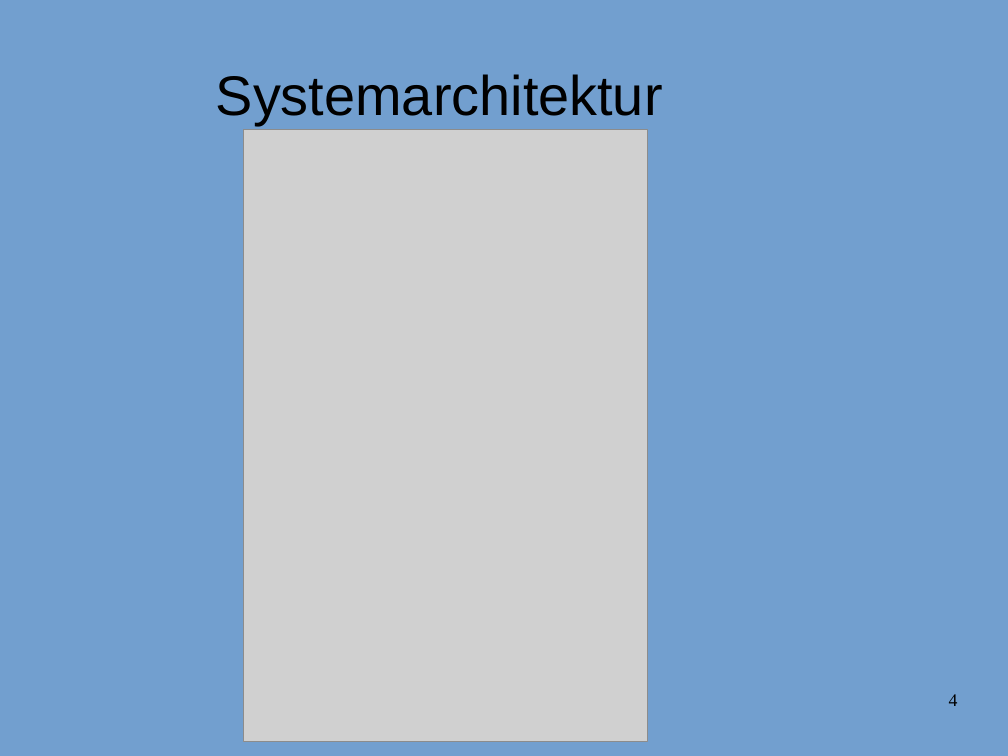
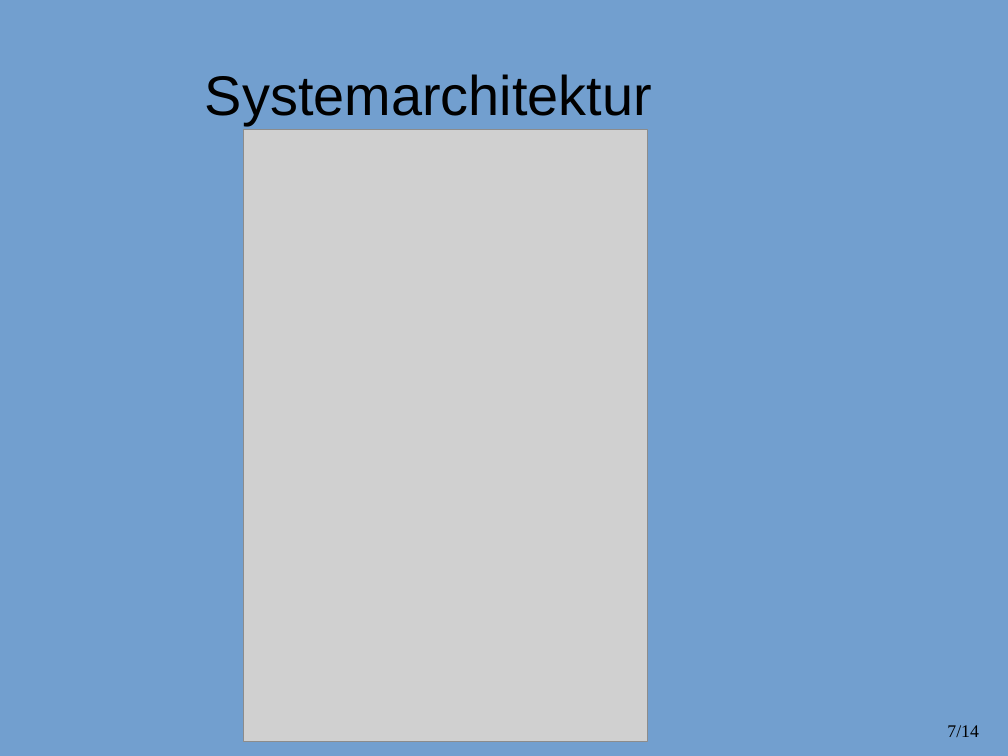
Before and after one commit to JackWolfskind/Tannte-Emma, a slide deck: slide 7 of doc/Präsentation/Präsentation.odp (slide 4 before the commit). Drawn at 1008x756 pixels with LibreOffice and Linux fonts; fonts in the diff are those of the drawing; grey boxes stand for pictures; background and template pictures are left out. Boxes give left, top, right and bottom in pixels: in the first picture for what was removed or moved away, otherwise in the second. Text is boxed around its words. In the diff, an @@ line names an element or a change of style, - is before the commit and + after.

```diff
--- a/doc/Präsentation/Präsentation.odp
+++ b/doc/Präsentation/Präsentation.odp
@@ title "Systemarchitektur" at box(205, 74, 652, 125): indent changed @@
@@ page number removed at box(949, 694, 958, 706) @@
-4
@@ page number added at box(947, 725, 979, 737), 14 pt, text #000000 @@
+7/14
```
Also in this commit, not shown: 9 other slides changed, 4 slides added, 2 slides removed, 1 other file.
